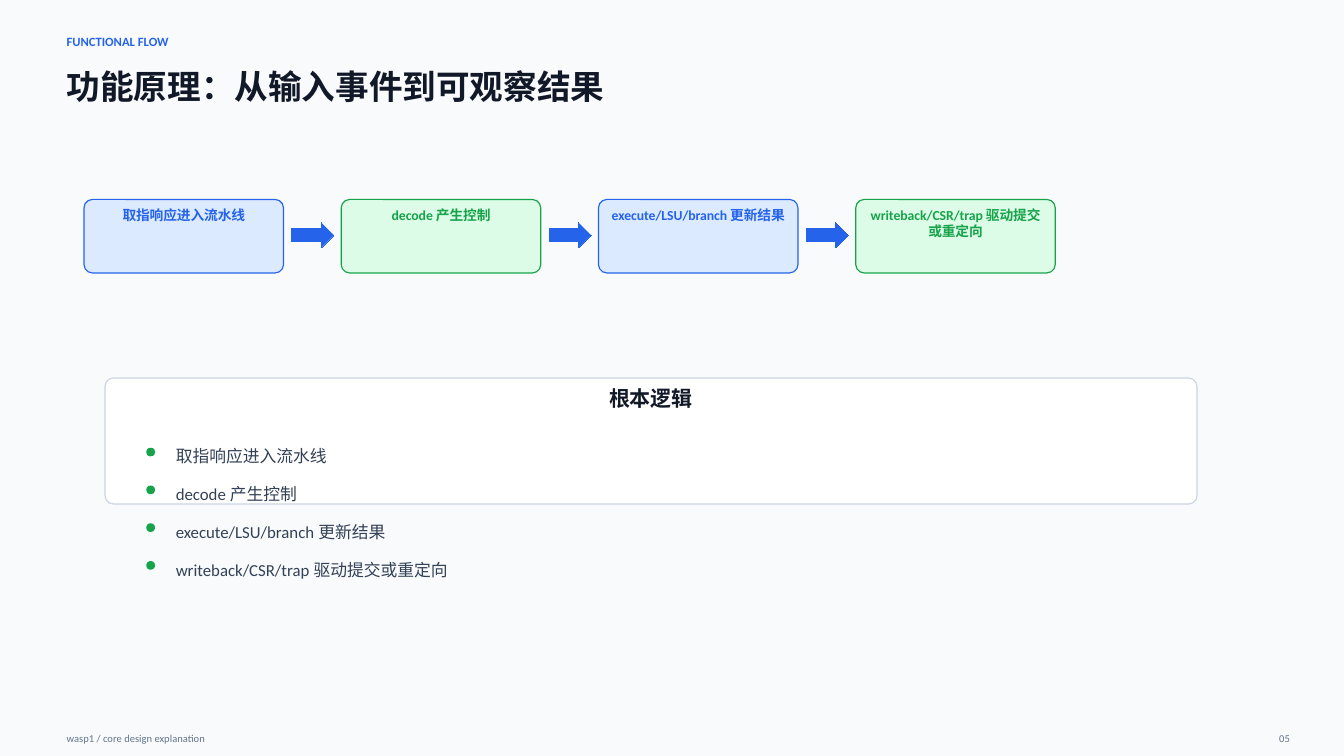
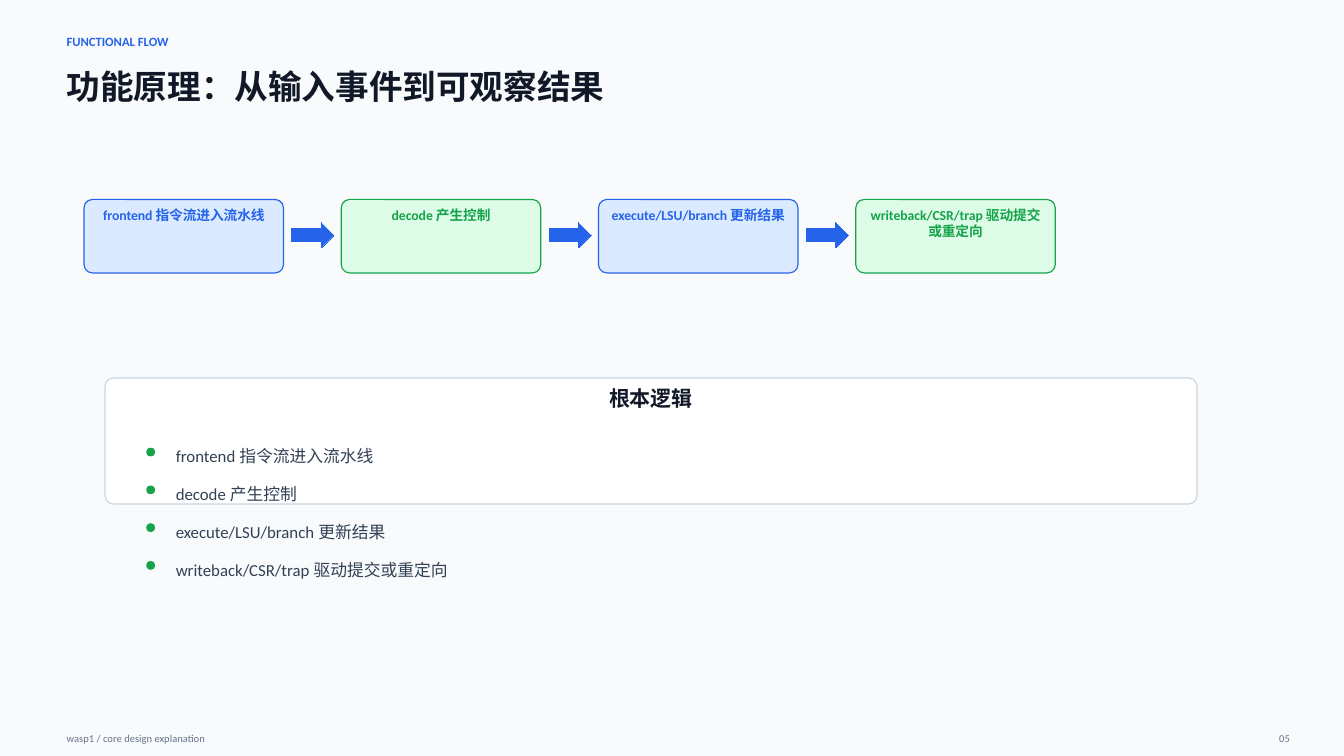
Before and after one commit to bluesszhao-ui/agt_wasp1, a slide deck: slide 5 of core/docs/wasp1_core_design.pptx. Drawn at 1344x756 pixels with LibreOffice and Linux fonts; fonts in the diff are those of the drawing. Boxes give left, top, right and bottom in pixels: in the first picture for what was removed or moved away, otherwise in the second. Text is boxed around its words. In the diff, an @@ line names an element or a change of style, - is before the commit and + after.

Commit message:
Refactor core fetch to frontend stream

```diff
--- a/core/docs/wasp1_core_design.pptx
+++ b/core/docs/wasp1_core_design.pptx
@@ text in rounded rectangle at bbox=[103, 208, 265, 221]: text changed @@
-取指响应进入流水线
+frontend 指令流进入流水线
@@ text at bbox=[176, 448, 373, 464]: text changed @@
-取指响应进入流水线
+frontend 指令流进入流水线
```
Also in this commit, not shown: 4 other slides changed, 25 other files.
